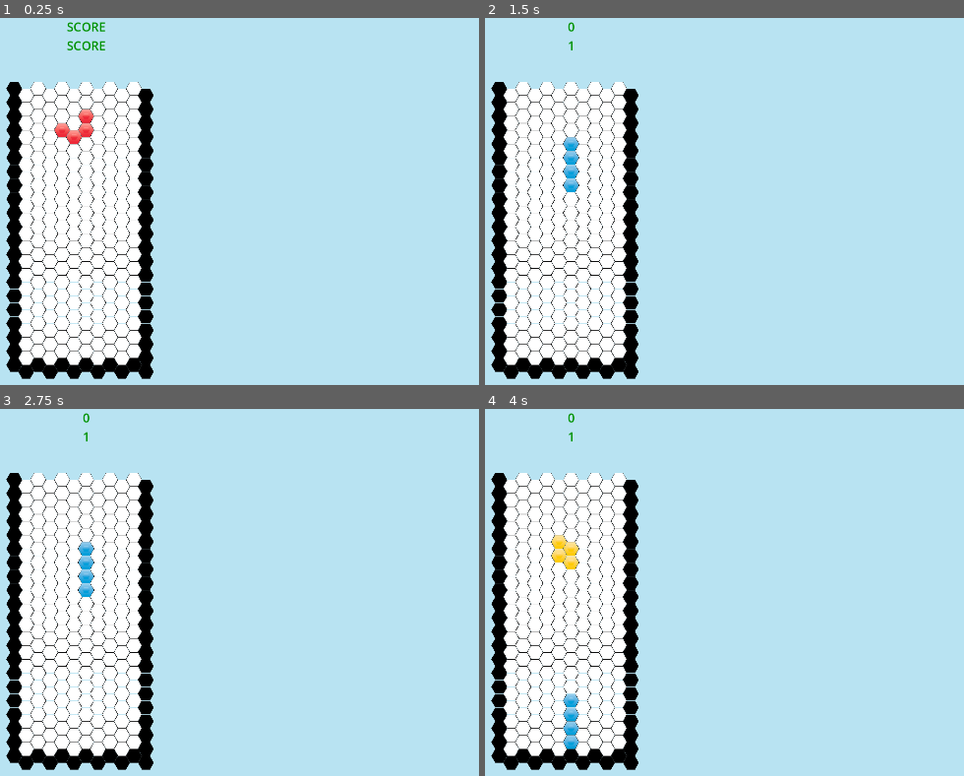
Above: before the commit, frames 1-4 (two rows, left to right).
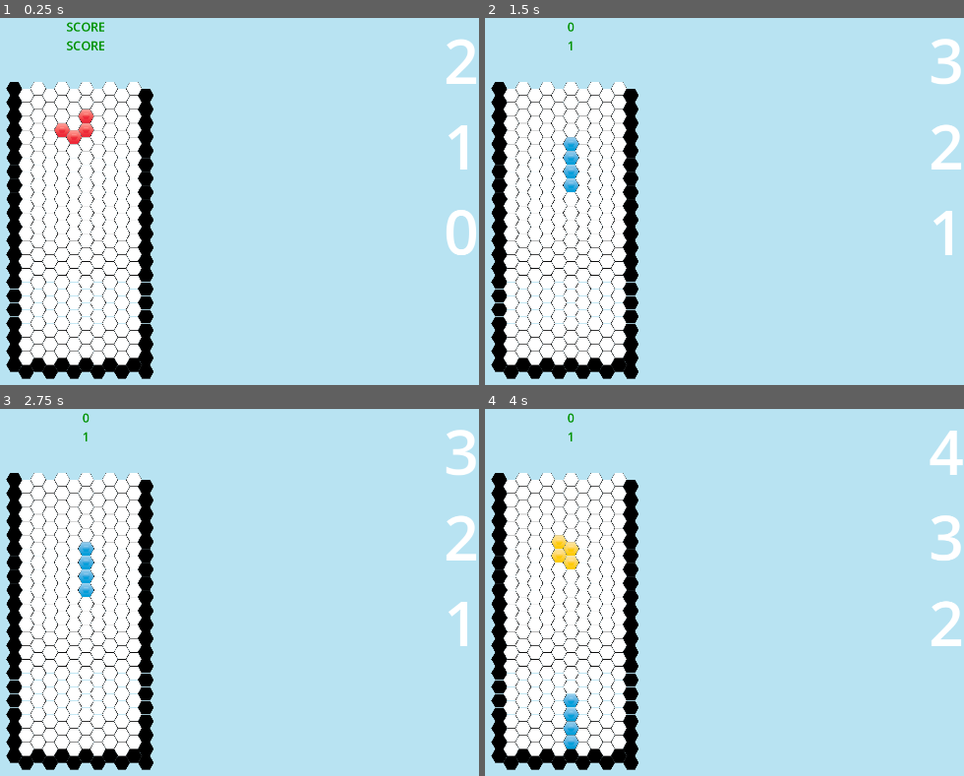
Above: after the commit, the same moments.

Repository: MrSoubi/HexoTangle
Game: Godot game, scene res://game.tscn
Same seed, same stepped clock (60 frames per second), same inputs: the game is played once before the commit and once after it.
Inputs:
- Up to frame 1 (0.25 s): no input
- Up to frame 2 (1.5 s): tap Enter at 0.5 s; hold D 0.53-1.28 s; tap Z at 0.6 s; tap Space at 1.25 s; hold Down from 1.28 s (still down); tap I at 1.35 s
- Up to frame 3 (2.75 s): tap Enter at 2 s; release Down at 2.03 s; hold D from 2.03 s (still down); tap O at 2.1 s
- Up to frame 4 (4 s): tap Space at 2.75 s; release D at 2.78 s; hold Up 2.78-3.53 s; tap T at 2.85 s; tap Enter at 3.5 s; hold Left from 3.53 s (still down); tap L at 3.6 s

The runs differ from the first frame. In frame 1, 1.1% of the frame differs, in the area x 13-100%, y 1-65%; in frame 2, 0.9%; in frame 3, 0.9%; in frame 4, 1.1%.
Error before the commit: Invalid access to property or key 'texture' on a base object of type 'int'. (res://Scripts/grid.gd:276)
Error after the commit: Invalid access to property or key 'texture' on a base object of type 'int'. (res://Scripts/grid.gd:299)

Commit message:
Added next queue and a simple display, close #8

Diff:
--- a/Scripts/grid.gd
+++ b/Scripts/grid.gd
@@ -38,6 +38,7 @@
 
 var bag = [HexType.I, HexType.O, HexType.T, HexType.L, HexType.J, HexType.Z, HexType.S];
 var grid = [];
+var nextQueue = []; #stocks hextypes
 
 # Called when the node enters the scene tree for the first time.
 func _ready():
@@ -60,9 +61,19 @@
 	for col in range(GRID_WIDTH):
 		grid[GRID_HEIGHT-1][col].setState(Cell.State.BLOCKED, textureBlocked)
 
+	nextQueue.append(getRandomHexType());
+	nextQueue.append(getRandomHexType());
+	nextQueue.append(getRandomHexType());
+
 	@warning_ignore("integer_division")
-	var type = getRandomHexType()
+	var type = getNextHexomino()
 	currentHexomino = hexomino.new(Vector2(3,GRID_WIDTH/2), Direction.TOP, type, GetTextureFromType(type));
+
+
+	$"../CanvasLayer/VBoxContainer2/ThirdUpcoming".text = str(nextQueue[2])
+	$"../CanvasLayer/VBoxContainer2/SecondUpcoming".text = str(nextQueue[1])
+	$"../CanvasLayer/VBoxContainer2/FirstUpcoming".text = str(nextQueue[0])
+
 	drawHexomino();
 
 func drawHexomino():
@@ -161,6 +172,18 @@
 			result = false;
 
 	return result;
+
+func getNextHexomino() -> HexType:
+	var result = nextQueue[0]
+	nextQueue[0] = nextQueue[1]
+	nextQueue[1] = nextQueue[2]
+	nextQueue[2] = getRandomHexType()
+
+	$"../CanvasLayer/VBoxContainer2/ThirdUpcoming".text = str(nextQueue[2])
+	$"../CanvasLayer/VBoxContainer2/SecondUpcoming".text = str(nextQueue[1])
+	$"../CanvasLayer/VBoxContainer2/FirstUpcoming".text = str(nextQueue[0])
+
+	return result
 
 func update() -> int:
 	var score = 0;
@@ -175,7 +198,7 @@
 		blockHexomino();
 		score = handleFullLines();
 		@warning_ignore("integer_division")
-		var type = getRandomHexType()
+		var type = getNextHexomino()
 		currentHexomino = hexomino.new(Vector2(3,GRID_WIDTH/2), Direction.TOP, type, GetTextureFromType(type));
 
 	match (score):
@@ -270,7 +293,7 @@
 			localHex = tryRotationClockwise();
 		if event.keycode == KEY_D:
 			if (hold() == true):
-				var type = getRandomHexType()
+				var type = getNextHexomino()
 				localHex = hexomino.new(Vector2(3,GRID_WIDTH/2), Direction.TOP, type, GetTextureFromType(type));
 			else:
 				localHex = hexomino.new(Vector2(3,GRID_WIDTH/2), Direction.TOP, heldHexomino, heldHexomino.texture);
--- a/game.gd
+++ b/game.gd
@@ -6,7 +6,7 @@
 
 func _ready():
 	if Engine.is_editor_hint():
-		$ControlGUI.position.x = ProjectSettings.get_setting("display/window/size/viewport_width") / 2
+		#$ControlGUI.position.x = ProjectSettings.get_setting("display/window/size/viewport_width") / 2
 		$Grid.position.x = ProjectSettings.get_setting("display/window/size/viewport_width") / 2
 		print(ProjectSettings.get_setting("display/window/size/viewport_width"))
 	if not Engine.is_editor_hint():
@@ -14,8 +14,8 @@
 
 func _on_timer_timeout():
 	score += $Grid.update() * level;
-	$ControlGUI/VBoxContainer/ScoreLabel.text = str(score);
-	$ControlGUI/VBoxContainer/LevelLabel.text = str(level);
+	$CanvasLayer/VBoxContainer/ScoreLabel.text = str(score);
+	$CanvasLayer/VBoxContainer/LevelLabel.text = str(level);
 	level = floor(score/500) + 1;
 	$Timer.wait_time = GetFallSpeed()
 
--- a/game.tscn
+++ b/game.tscn
@@ -9,6 +9,15 @@
 shader = ExtResource("3_w15ah")
 shader_parameter/light_blue = Vector3(0.44, 0.78, 0.9)
 shader_parameter/dark_blue = Vector3(0.44, 0.78, 0.9)
+
+[sub_resource type="LabelSettings" id="LabelSettings_hdpkf"]
+font_size = 150
+
+[sub_resource type="LabelSettings" id="LabelSettings_q6cic"]
+font_size = 150
+
+[sub_resource type="LabelSettings" id="LabelSettings_xtufk"]
+font_size = 150
 
 [sub_resource type="LabelSettings" id="LabelSettings_3112v"]
 font_size = 30
@@ -29,21 +38,42 @@
 [node name="Grid" parent="." instance=ExtResource("1_ae5do")]
 position = Vector2(960, 350)
 
-[node name="ControlGUI" type="Control" parent="."]
-layout_mode = 3
+[node name="CanvasLayer" type="CanvasLayer" parent="."]
+follow_viewport_enabled = true
+
+[node name="VBoxContainer2" type="VBoxContainer" parent="CanvasLayer"]
+anchors_preset = 1
+anchor_left = 1.0
+anchor_right = 1.0
+offset_left = -86.0
+offset_bottom = 623.0
+grow_horizontal = 0
+
+[node name="ThirdUpcoming" type="Label" parent="CanvasLayer/VBoxContainer2"]
+layout_mode = 2
+text = "3"
+label_settings = SubResource("LabelSettings_hdpkf")
+
+[node name="SecondUpcoming" type="Label" parent="CanvasLayer/VBoxContainer2"]
+layout_mode = 2
+text = "2"
+label_settings = SubResource("LabelSettings_q6cic")
+
+[node name="FirstUpcoming" type="Label" parent="CanvasLayer/VBoxContainer2"]
+layout_mode = 2
+text = "1"
+label_settings = SubResource("LabelSettings_xtufk")
+
+[node name="VBoxContainer" type="VBoxContainer" parent="CanvasLayer"]
 anchors_preset = 5
 anchor_left = 0.5
 anchor_right = 0.5
-offset_left = 960.0
-offset_right = 960.0
+offset_left = -48.0
+offset_right = 48.0
+offset_bottom = 88.0
 grow_horizontal = 2
 
-[node name="VBoxContainer" type="VBoxContainer" parent="ControlGUI"]
-layout_mode = 1
-anchors_preset = -1
-grow_horizontal = 2
-
-[node name="ScoreLabel" type="Label" parent="ControlGUI/VBoxContainer"]
+[node name="ScoreLabel" type="Label" parent="CanvasLayer/VBoxContainer"]
 layout_mode = 2
 text = "SCORE"
 label_settings = SubResource("LabelSettings_3112v")
@@ -51,7 +81,7 @@
 vertical_alignment = 1
 metadata/_edit_use_anchors_ = true
 
-[node name="LevelLabel" type="Label" parent="ControlGUI/VBoxContainer"]
+[node name="LevelLabel" type="Label" parent="CanvasLayer/VBoxContainer"]
 layout_mode = 2
 text = "SCORE"
 label_settings = SubResource("LabelSettings_3112v")
Not shown: 1 places in game.tscn that only renumber resources
